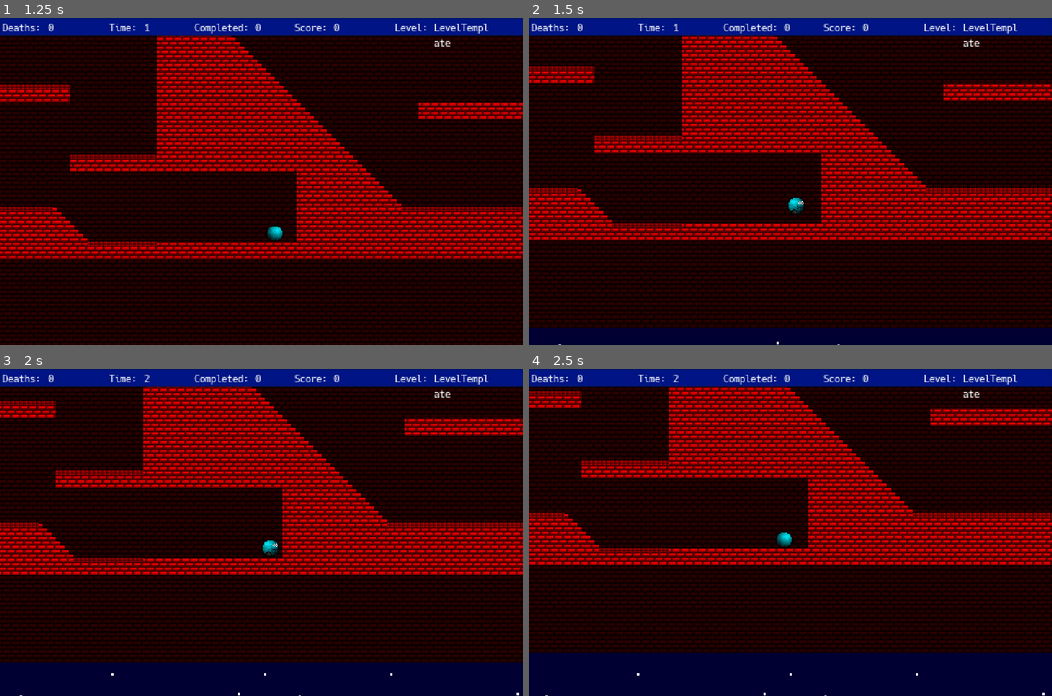
Above: before the commit, frames 1-4 (two rows, left to right).
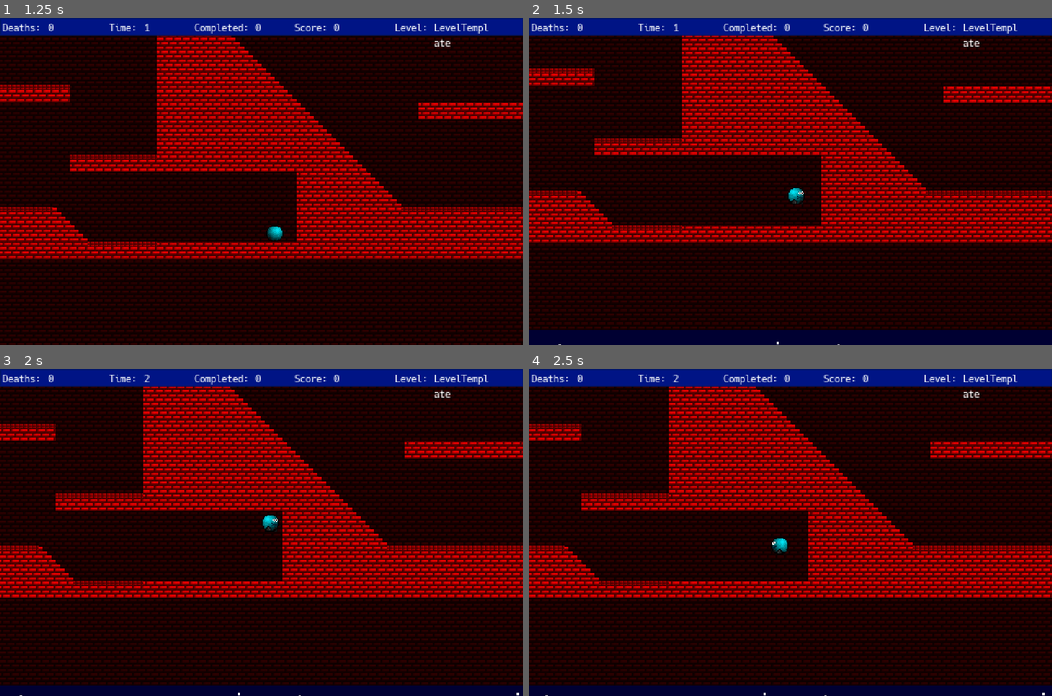
Above: after the commit, the same moments.

Repository: BadMojo91/ClassicPlatformer
Game: Godot game, scene res://prefabs/main_game.tscn
Two runs of this game, one before a commit and one after it. Both use one fixed random seed, a clock stepped at 60 frames per second and the inputs below.
Inputs:
- Up to frame 1 (1.25 s): hold D (move_right) from 0.53 s (still down); hold Space (jump) from 0.53 s (still down)
- Up to frame 2 (1.5 s): keep holding D (move_right); release Space (jump) at 1.28 s; tap Space (jump) at 1.35 s
- Up to frame 3 (2 s): keep holding D (move_right); tap Space (jump) at 1.52, 1.82 s
- Up to frame 4 (2.5 s): release D (move_right) at 2.03 s; hold A (move_left) from 2.03 s (still down); hold Space (jump) from 2.03 s (still down)

Frame 1 is identical in both runs. In frame 2, 57% of the frame differs, in the area x 0-100%, y 5-96%; in frame 3, 53%; in frame 4, 68%, in the area x 0-100%, y 5-97%.

Commit message:
Fixed slopes

Diff:
--- a/prefabs/Player.tscn
+++ b/prefabs/Player.tscn
@@ -161,5 +161,11 @@
 smoothing_enabled = true
 smoothing_speed = 2.0
 
+[node name="RayCast2D" type="RayCast2D" parent="."]
+position = Vector2( 0, 8 )
+enabled = true
+collision_mask = 8
+collide_with_areas = true
+
 [connection signal="animation_finished" from="AnimatedSprite" to="." method="_on_AnimatedSprite_animation_finished"]
 [connection signal="frame_changed" from="AnimatedSprite" to="." method="_on_AnimatedSprite_frame_changed"]
--- a/src/actors/Player.gd
+++ b/src/actors/Player.gd
@@ -1,6 +1,8 @@
 extends Actor
 
 signal is_dead
+
+onready var ray = $RayCast2D
 
 var is_falling = false
 var last_velocity
@@ -45,7 +47,7 @@
 		#jump input
 	jump_active = true if Input.is_action_pressed("jump") and is_on_floor() and !dead else false
 	boost_active = true if Input.is_action_pressed("move_up") and is_on_floor() and !dead else false
-	boost_just_pressed = true if Input.is_action_just_pressed("move_up") and !is_on_floor() else false
+	boost_just_pressed = true if Input.is_action_just_pressed("jump") and !is_on_floor() else false
 	release_jump = Input.is_action_just_released("jump")
 
 	var direction: = get_direction()
@@ -81,6 +83,7 @@
 	jump_force: float
 	) -> Vector2:
 
+
 	#get current velocity
 	var new_velocity: = linear_velocity
 
@@ -112,6 +115,10 @@
 	bounce = check_bounce()
 	if bounce : new_velocity += bounce_velocity
 
+	if(check_is_on_slope(Vector2(direction.x,0.0)) && is_on_floor()):
+		new_velocity.y -= tan(0.785398) * abs(direction.x * speed.x*0.1)
+
+
 	#remember current velocity
 	last_velocity = velocity
 
@@ -136,6 +143,20 @@
 		b = true
 
 	return b
+
+
+func check_is_on_slope(dir: Vector2) -> bool:
+	ray.set_cast_to(dir * 9.0)
+	if(ray.get_collider() != null):
+		var h_normal = ray.get_collision_normal().angle()
+		print(h_normal)
+		return true
+
+	return false
+
+
+
+
 
 
 func _on_AnimatedSprite_animation_finished() -> void:
--- a/tilemaps/TileMap_Level1.tres
+++ b/tilemaps/TileMap_Level1.tres
@@ -114,6 +114,10 @@
 
 [sub_resource type="ConvexPolygonShape2D" id=79]
 points = PoolVector2Array( 0, 4, 16, 16, 0, 16 )
+
+[sub_resource type="NavigationPolygon" id=84]
+vertices = PoolVector2Array( 0, 0, 0, 16, 16, 16 )
+polygons = [ PoolIntArray( 0, 1, 2 ) ]
 
 [sub_resource type="ConvexPolygonShape2D" id=80]
 points = PoolVector2Array( 0, 0, 16, 0, 16, 16, 0, 16 )
@@ -785,7 +789,7 @@
 84/autotile/tile_size = Vector2( 16, 16 )
 84/autotile/spacing = 0
 84/autotile/occluder_map = [  ]
-84/autotile/navpoly_map = [  ]
+84/autotile/navpoly_map = [ Vector2( 3, 0 ), SubResource( 84 ) ]
 84/autotile/priority_map = [  ]
 84/autotile/z_index_map = [  ]
 84/occluder_offset = Vector2( 0, 0 )
Not shown: 1 places in tilemaps/TileMap_Level1.tres that only renumber resources
